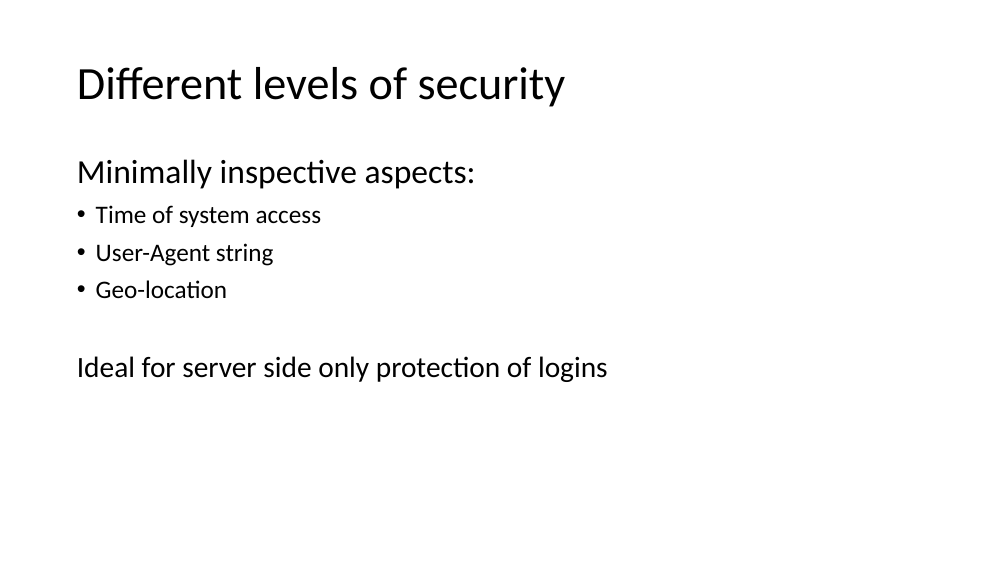
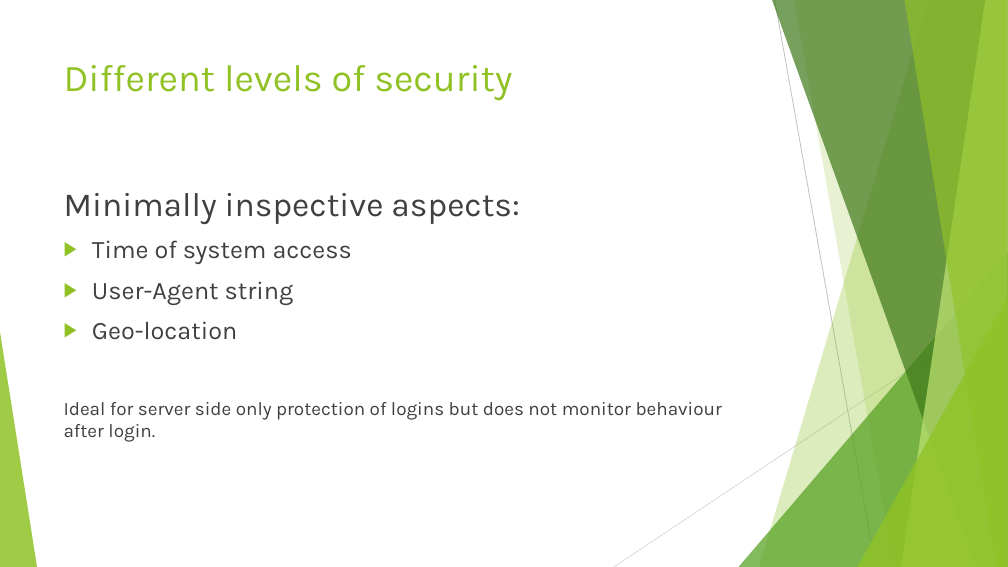
Before and after one commit to EmanSza/2023-hackathon-centennialhacks, a slide deck: slide 6 of notes/Human Hueristics.pptx. Drawn at 1008x567 pixels with LibreOffice and Linux fonts; fonts in the diff are those of the drawing. Boxes give left, top, right and bottom in pixels: in the first picture for what was removed or moved away, otherwise in the second. Text is boxed around its words. In the diff, an @@ line names an element or a change of style, - is before the commit and + after.

```diff
--- a/notes/Human Hueristics.pptx
+++ b/notes/Human Hueristics.pptx
@@ title "Different levels of security": place and size @@
-title "Different levels of security" at bbox=[77, 67, 566, 107]
+title "Different levels of security" at bbox=[64, 65, 512, 101]
@@ title "Different levels of security" at bbox=[64, 65, 512, 101]: size 44 to 36 pt, font Calibri to Karla, text colour #000000 to #90C226; line spacing 0.9 to 1; vertical alignment middle to top @@
@@ text "Minimally inspective aspects:": place and size @@
-text "Minimally inspective aspects:" at bbox=[77, 159, 608, 382]
+text "Minimally inspective aspects:" at bbox=[64, 193, 722, 442]
@@ text at bbox=[64, 193, 519, 340]: font Calibri to Karla, text colour #000000 to #404040 in "Minimally inspective aspects:", "Time of system access", "User-Agent string", "Geo-location"; line spacing 0.9 to 1; bullet • to ▶ @@
@@ group added at bbox=[0, 0, 1008, 567]: 5 freeform shapes, 3 triangles, 2 lines @@
@@ text at bbox=[64, 402, 722, 442]: text changed; size 28 to 18 pt; font Calibri to Karla; text colour #000000 to #404040 @@
-Ideal for server side only protection of logins
+Ideal for server side only protection of logins but does not monitor behaviour after login.
```
Also in this commit, not shown: 8 other slides changed, 1 slide added.
